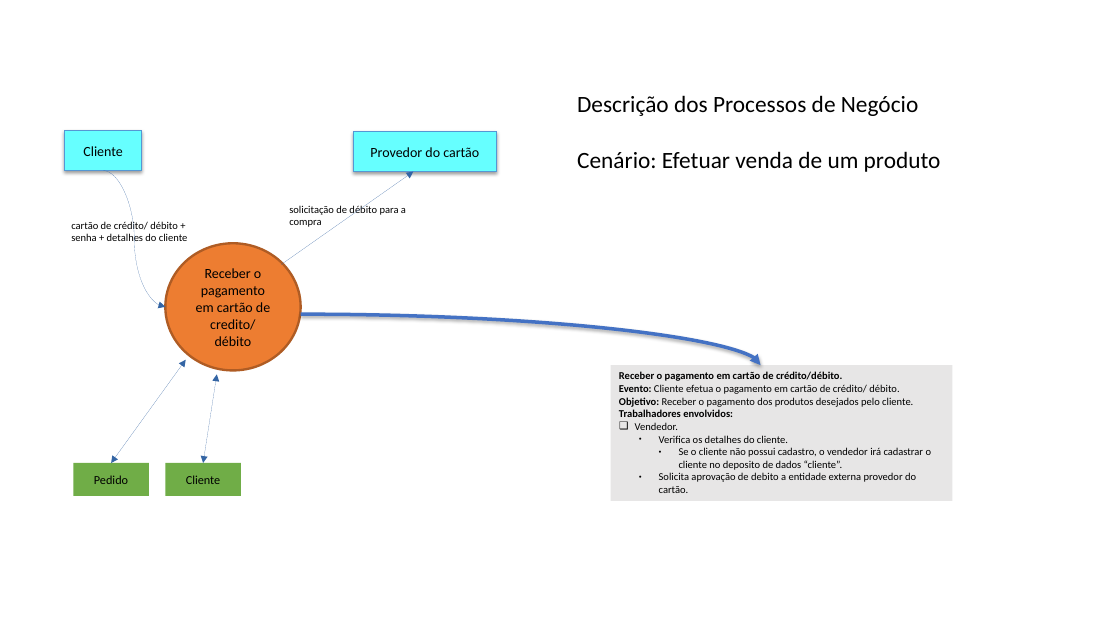
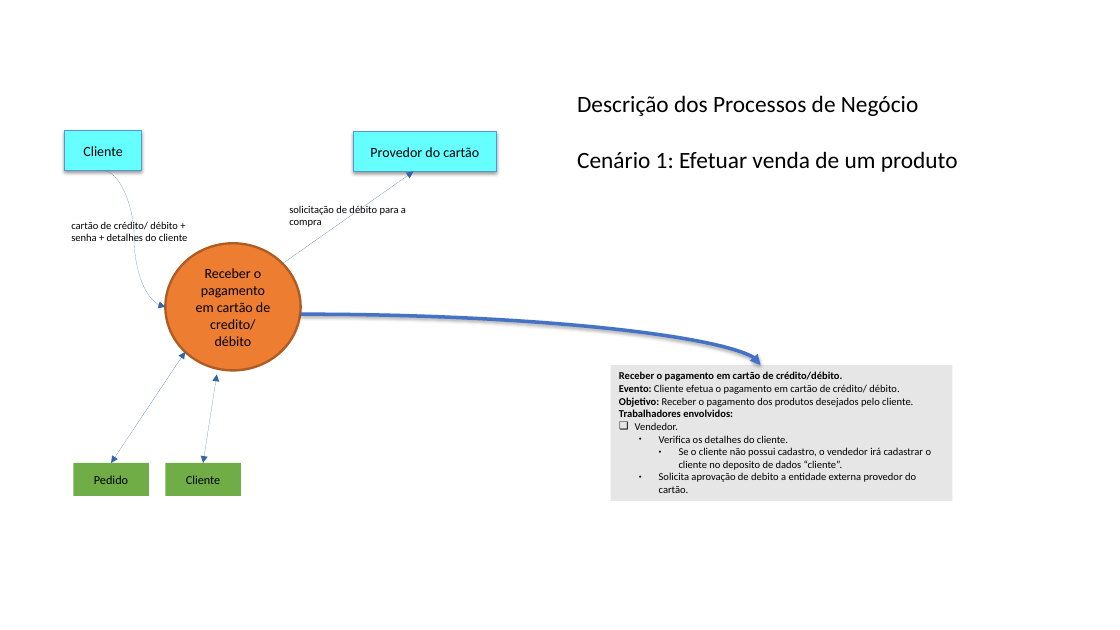
Before and after one commit to brendonimpacta/OPE_RequestSolved, a slide deck: slide 3 of 18. Descrição dos Processos de Negócio.pptx. Drawn at 1120x630 pixels with LibreOffice and Linux fonts; fonts in the diff are those of the drawing. Boxes give left, top, right and bottom in pixels: in the first picture for what was removed or moved away, otherwise in the second. Text is boxed around its words. In the diff, an @@ line names an element or a change of style, - is before the commit and + after.

```diff
--- a/18. Descrição dos Processos de Negócio.pptx
+++ b/18. Descrição dos Processos de Negócio.pptx
@@ text at (577, 151, 958, 172): text changed @@
-Cenário: Efetuar venda de um produto
+Cenário 1: Efetuar venda de um produto
@@ double arrow moved from (186, 360) - (111, 463) to (185, 352) - (111, 463) @@
```
Also in this commit, not shown: 3 other slides changed, 6 slides added, 1 other file.
